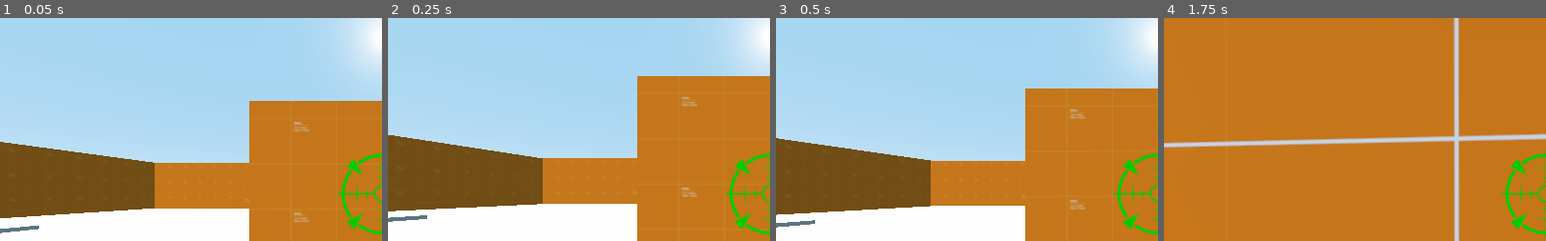
Above: before the commit, frames 1-4 (left to right).
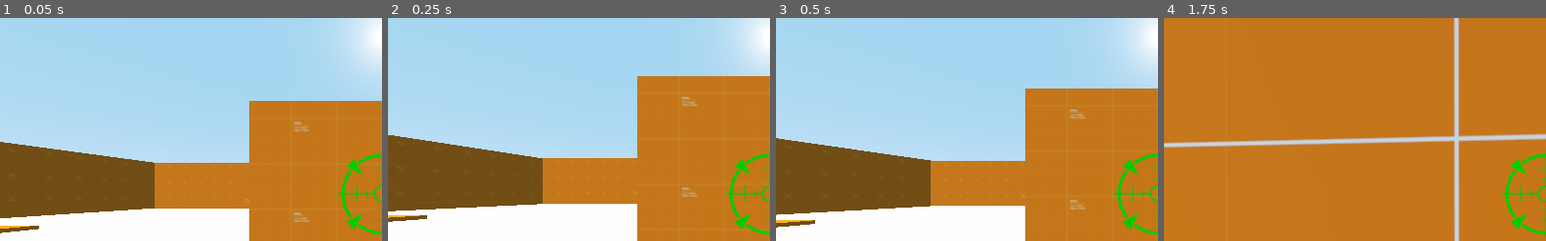
Above: after the commit, the same moments.

Repository: jcollora/Project-Stacked
Game: Godot game, scene res://modules/scenes/TestLevel.tscn
The game is run twice, just before and just after one commit, with the same random seed, the same clock (stepped at 60 frames per second) and the same inputs.
Inputs (mouse positions are % of the whole screen's width and height, from its top left):
- Up to frame 1 (0.05 s): no input
- Up to frame 2 (0.25 s): no input
- Up to frame 3 (0.5 s): no input
- Up to frame 4 (1.75 s): move the mouse to (55, 50) at 0.52 s; hold W (move_forward) from 0.53 s (still down); click (55, 50) at 0.6 s; tap Space (move_jump) at 0.77, 1.52 s; move the mouse to (45, 50) at 1.27 s; click (45, 50) at 1.35 s
The pictures show only the part of the screen within x 0-50%, y 11-61%; the shares and areas given below are measured in that part.

The runs differ from the first frame. In frame 1, 0.2% of the frame differs, in the area x 0-11%, y 93-97%; in frame 2, 0.2%; in frame 3, 0.3%, in the area x 0-11%, y 90-95%; in frame 4, nothing differs.

Commit message:
Changed dealing damage to use a method rather than physics process if statement

Diff:
--- a/Stacked/modules/lance_items/enemy sphere.gd
+++ /dev/null
@@ -1,8 +0,0 @@
-extends StaticBody
-
-
-var hp = 10
-
-func _physics_process(delta):
-	if hp <=0:
-		queue_free()
--- a/Stacked/modules/lance_items/enemy sphere.tscn
+++ b/Stacked/modules/lance_items/enemy sphere.tscn
@@ -1,6 +1,7 @@
 [gd_scene load_steps=4 format=2]
 
-[ext_resource path="res://modules/lance_items/enemy sphere.gd" type="Script" id=1]
+[ext_resource path="res://modules/scripts/enemy sphere.gd" type="Script" id=1]
+
 
 [sub_resource type="SphereMesh" id=1]
 
--- a/Stacked/modules/scenes/Player.tscn
+++ b/Stacked/modules/scenes/Player.tscn
@@ -3,7 +3,7 @@
 [ext_resource path="res://modules/scripts/PlayerController.gd" type="Script" id=1]
 [ext_resource path="res://modules/scenes/gun.tscn" type="PackedScene" id=2]
 [ext_resource path="res://modules/lance_items/crosshair.png" type="Texture" id=3]
-[ext_resource path="res://modules/lance_items/Hand.gd" type="Script" id=4]
+[ext_resource path="res://modules/scripts/Hand.gd" type="Script" id=4]
 [ext_resource path="res://modules/lance_items/explosion4.png" type="Texture" id=5]
 [ext_resource path="res://modules/lance_items/gun_audio.mp3" type="AudioStream" id=6]
 
--- a/Stacked/modules/scenes/TestLevel.tscn
+++ b/Stacked/modules/scenes/TestLevel.tscn
@@ -92,7 +92,7 @@
 material/19 = ExtResource( 5 )
 material/20 = ExtResource( 5 )
 material/21 = ExtResource( 5 )
-material/22 = null
+material/22 = ExtResource( 5 )
 
 [node name="StaticBody" type="StaticBody" parent="TestLevel"]
 
--- a/Stacked/modules/scenes/enemy sphere.tscn
+++ b/Stacked/modules/scenes/enemy sphere.tscn
@@ -1,6 +1,6 @@
 [gd_scene load_steps=5 format=2]
 
-[ext_resource path="res://modules/lance_items/enemy sphere.gd" type="Script" id=1]
+[ext_resource path="res://modules/scripts/enemy sphere.gd" type="Script" id=1]
 [ext_resource path="res://modules/materials/enemy.tres" type="Material" id=2]
 
 [sub_resource type="SphereMesh" id=1]
--- a/Stacked/modules/lance_items/Hand.gd
+++ b/Stacked/modules/scripts/Hand.gd
@@ -1,5 +1,6 @@
 extends Spatial
 
+export var damage = 10
 
 onready var anim = $AnimationPlayer
 onready var ray = $"../RayCast"
@@ -15,4 +16,4 @@
 	print("fire")
 	if ray.get_collider() != null and ray.get_collider().is_in_group("enemy"):
 		print(ray.get_collider())
-		ray.get_collider().hp -= 10
+		ray.get_collider().take_damage(damage)
--- /dev/null
+++ b/Stacked/modules/scripts/enemy sphere.gd
@@ -0,0 +1,10 @@
+extends StaticBody
+
+
+var hp = 10
+
+
+func take_damage(damage):
+	hp -= damage
+	if hp <= 0:
+		queue_free()
--- a/Stacked/project.godot
+++ b/Stacked/project.godot
@@ -12,10 +12,6 @@
 
 config/name="Stacked"
 run/main_scene="res://modules/scenes/TestLevel.tscn"
-
-[autoload]
-
-BgMusic="*res://bg_music.tscn"
 
 [autoload]
 
